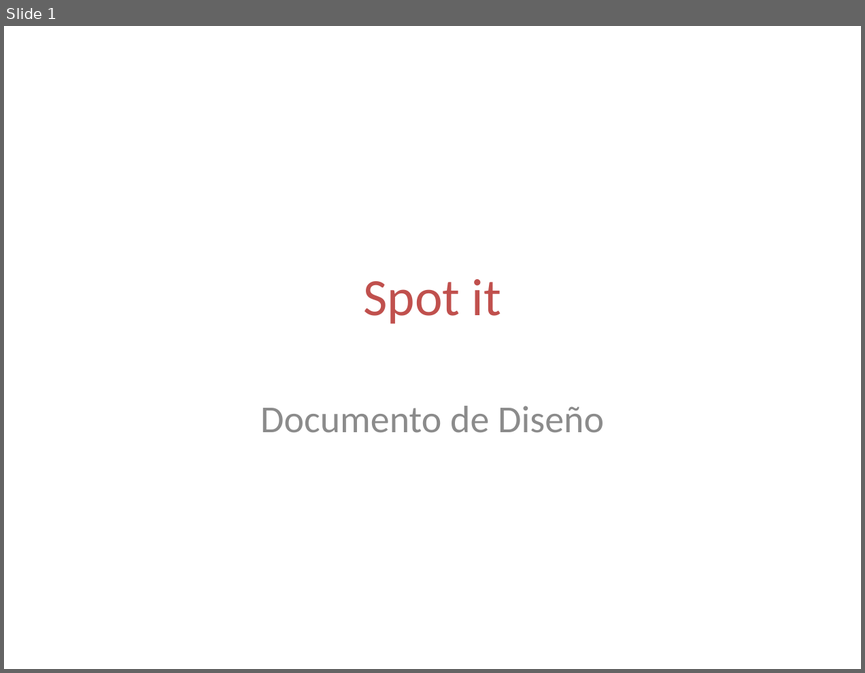
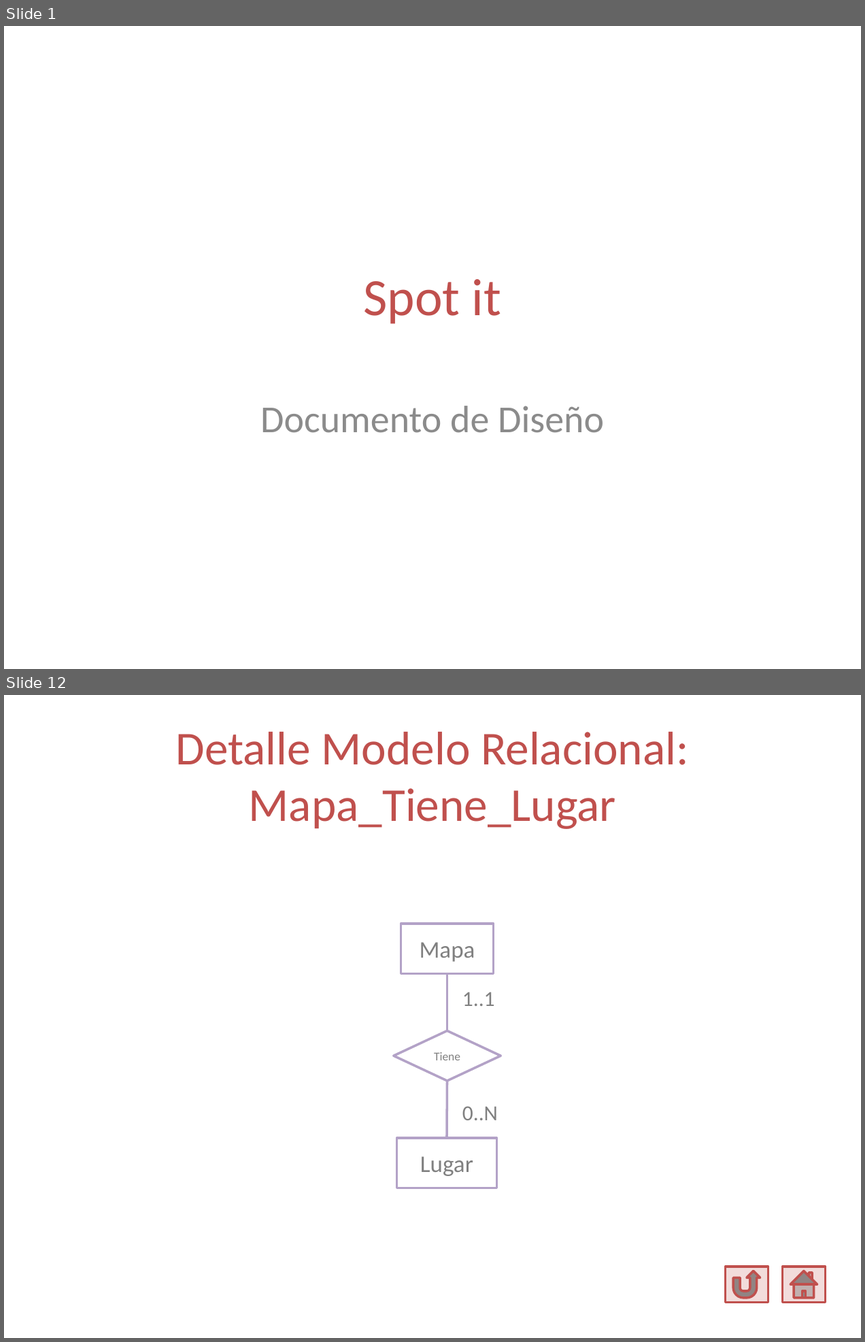
Before and after one commit to Ariel-Perez/Spot-It, a slide deck: Diseño/Spot it - Documento de Diseño.pptx. Shown one above the other, each under a label of ours: slide 1 before the commit, slides 1 and 12 after it; the slides between them are not shown. The pictures are 865x673 and 865x1342 pixels, drawn with LibreOffice and Linux fonts; fonts in the diff are those of the drawing. Boxes give left, top, right and bottom in pixels: in the first picture for what was removed or moved away, otherwise in the second. Text is boxed around its words. In the diff, an @@ line names an element or a change of style, - is before the commit and + after.

```diff
--- a/Diseño/Spot it - Documento de Diseño.pptx
+++ b/Diseño/Spot it - Documento de Diseño.pptx
@@ slide 12 added at (4,695,861,1338), background #FFFFFF @@
@@ title added at (176,732,688,829), 39.6 pt, text #C0504D @@
+Detalle Modelo Relacional:
+Mapa_Tiene_Lugar
@@ text added at (462,992,495,1006), 18 pt, text #808080 @@
+1..1
@@ group added at (394,923,501,1187): 2 rectangles, 2 lines, 1 diamond @@
+Mapa
+Tiene
+Lugar
@@ text added at (462,1106,498,1120), 18 pt, text #808080 @@
+0..N
@@ action button return added at (725,1266,768,1302), fill #F2DCDB, outline #C0504D 2 pt @@
@@ action button home added at (782,1266,825,1302), fill #F2DCDB, outline #C0504D 2 pt @@
```
Also in this commit, not shown: 9 slides changed, 7 other slides added.
